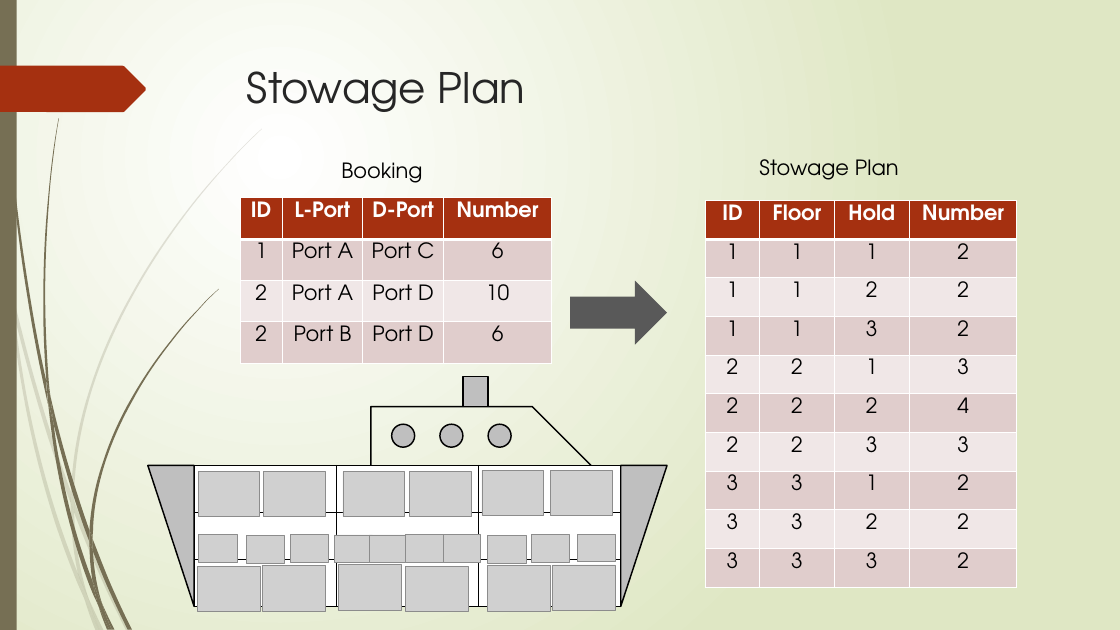
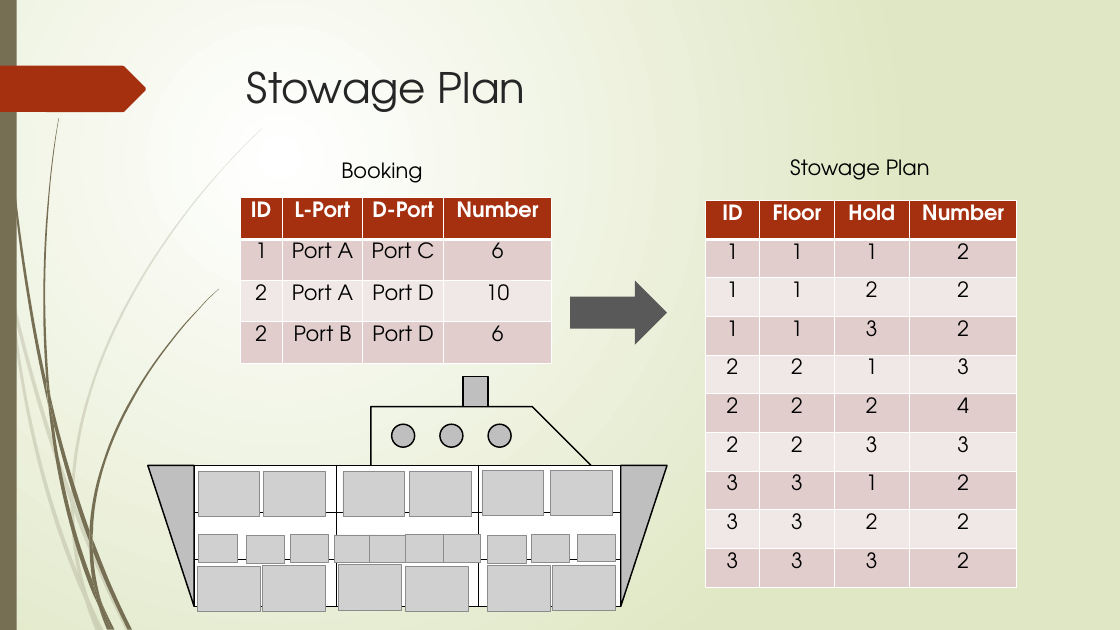
Before and after one commit to r-kurosu/kline_new, a slide deck: slide 11 of 竹田.pptx. Drawn at 1120x630 pixels with LibreOffice and Linux fonts; fonts in the diff are those of the drawing; grey boxes stand for pictures. Boxes give left, top, right and bottom in pixels: in the first picture for what was removed or moved away, otherwise in the second. Text is boxed around its words. In the diff, an @@ line names an element or a change of style, - is before the commit and + after.

Commit message:
保存し忘れ

```diff
--- a/竹田.pptx
+++ b/竹田.pptx
@@ text "Stowage Plan": place and size @@
-text "Stowage Plan" at (759,159,899,180)
+text "Stowage Plan" at (790,159,930,180)
```
